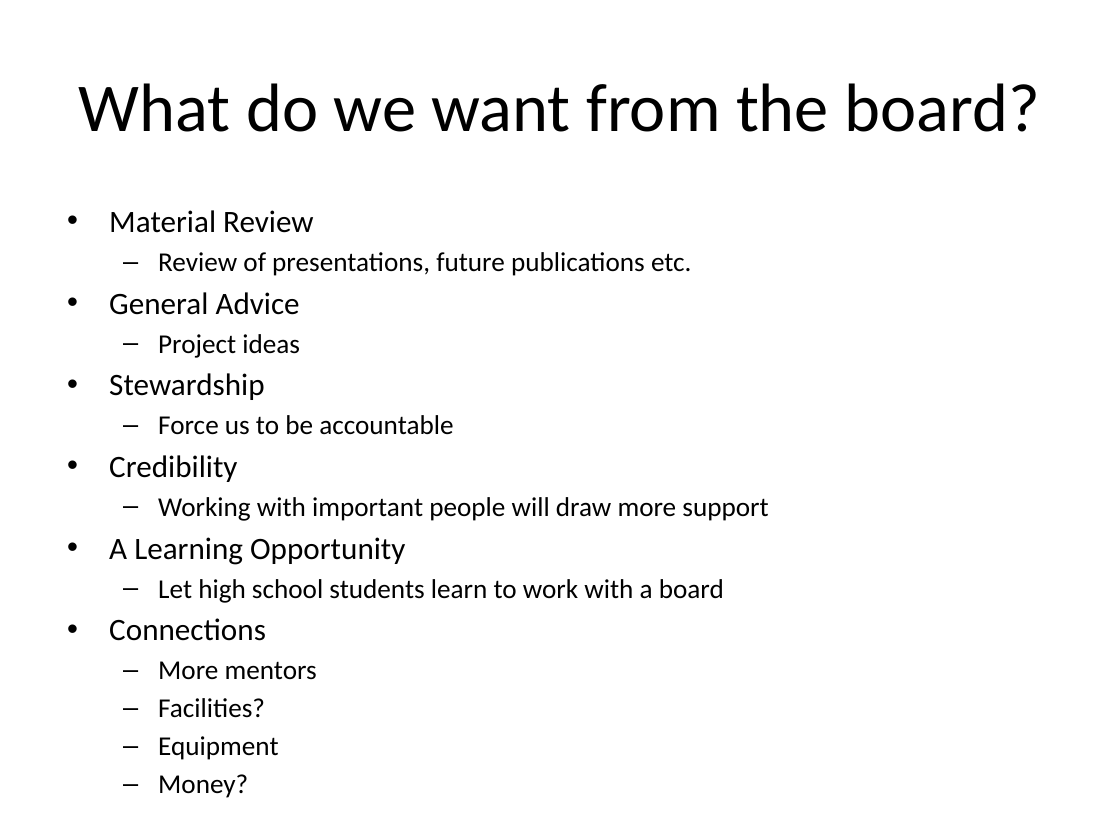
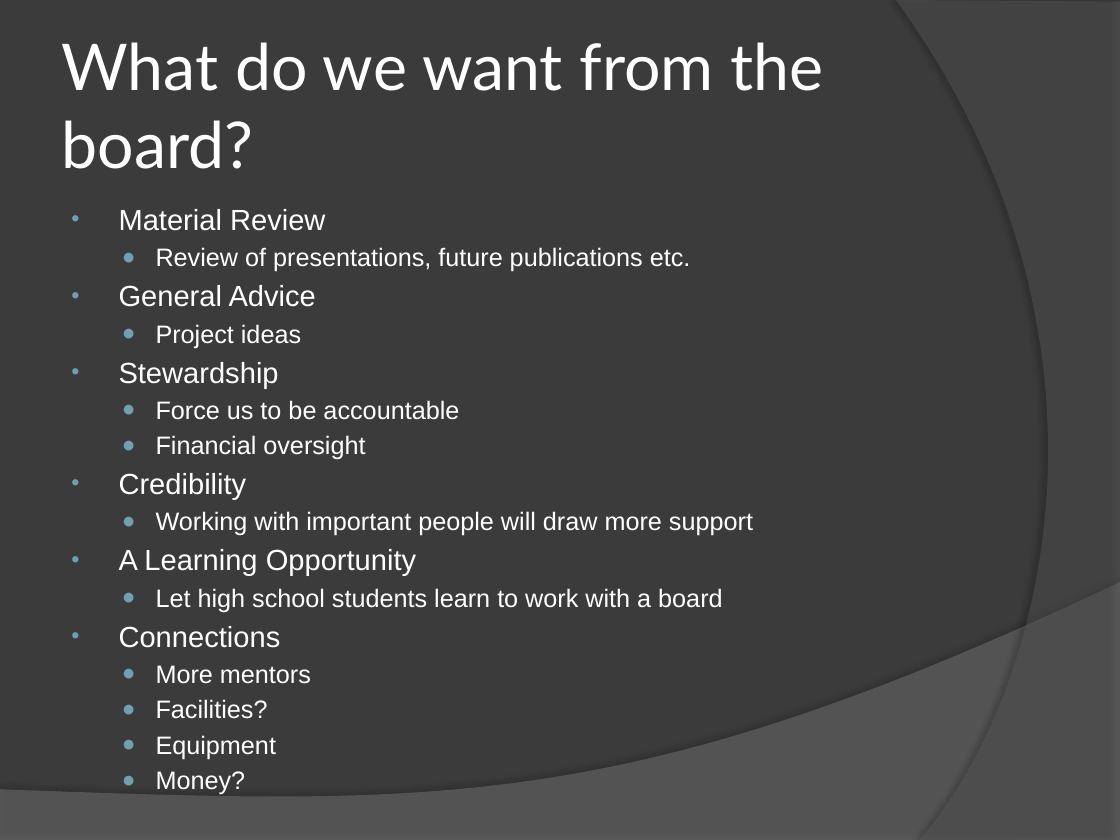
Before and after one commit to ChapResearch/ChapR, a slide deck: slide 10 of ChaprSVN/Promo/1st Board of Advisers Meeting.pptx (slide 9 before the commit). Drawn at 1120x840 pixels with LibreOffice and Linux fonts; fonts in the diff are those of the drawing. Boxes give left, top, right and bottom in pixels: in the first picture for what was removed or moved away, otherwise in the second. Text is boxed around its words. In the diff, an @@ line names an element or a change of style, - is before the commit and + after.

```diff
--- a/ChaprSVN/Promo/1st Board of Advisers Meeting.pptx
+++ b/ChaprSVN/Promo/1st Board of Advisers Meeting.pptx
@@ background #FFFFFF to #3B3B3B @@
@@ freeform shape added at <box>896,0,1120,840</box>, fill #5E5E5E at 40% opacity @@
@@ title "What do we want from ..." at <box>62,42,823,169</box>: size 44 to 41.4 pt, font Calibri to Lato, text colour #000000 to #FFFFFF; alignment centre to left @@
@@ text at <box>119,209,753,759</box>: size 20 to 18.8 pt in "Material Review", "General Advice", "Stewardship", "Credibility" and 2 more places; font Calibri to Arial, text colour #000000 to #FFFFFF; size 17.5 to 16.2 pt in "Review of presentations, future publications etc.", "Project ideas", "Force us to be accountable", "Working with important people will draw more ..." and 5 more places; indent changed; bullet – to ● @@
@@ text at <box>156,435,365,460</box>: paragraph added @@
+  ● Financial oversight
@@ freeform shape added at <box>0,582,1120,840</box>, fill #7F7F7F at 45% opacity @@
```
Also in this commit, not shown: 16 other slides changed, 2 slides added, 1 slide removed, 1 other file.
